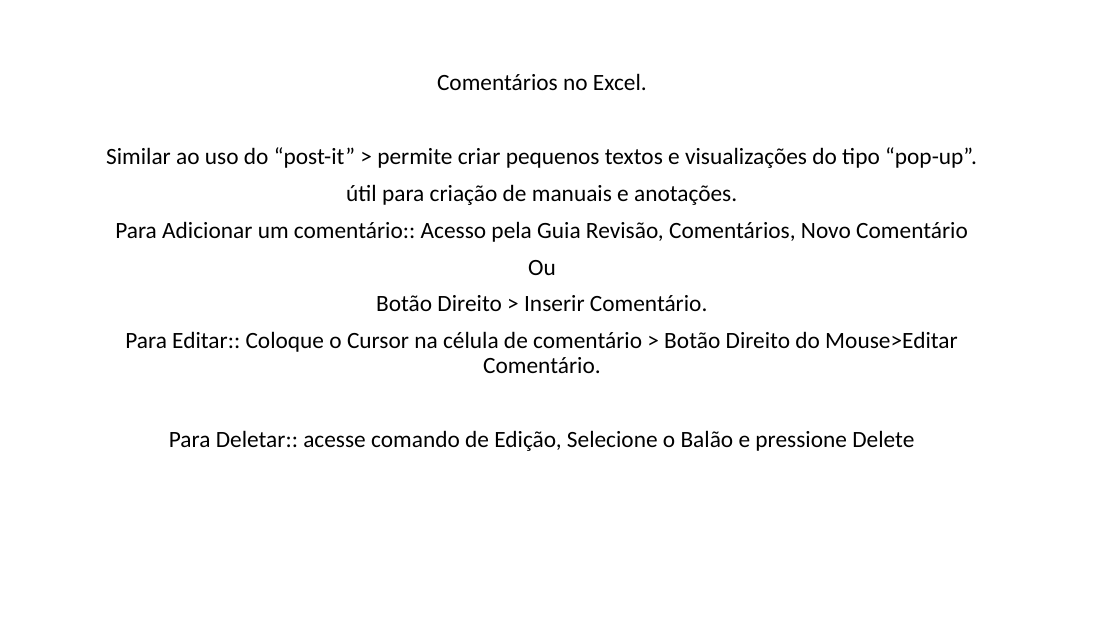
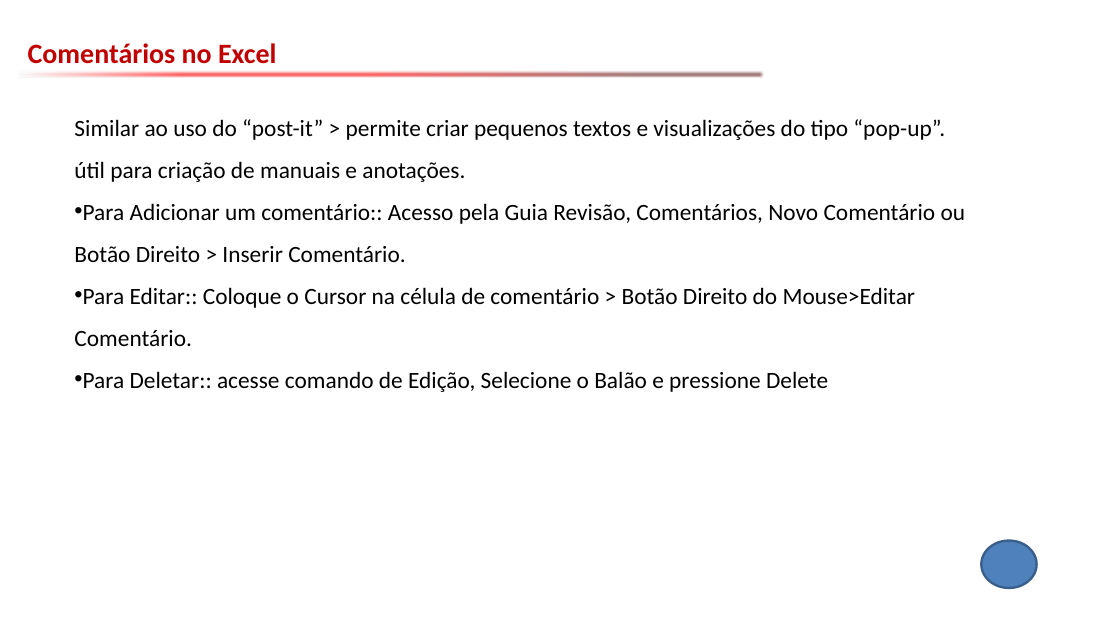
Before and after one commit to emerson-fenrir/Excel_Basico, a slide deck: slide 31 of Aula2.pptx (slide 24 before the commit). Drawn at 1120x630 pixels with LibreOffice and Linux fonts; fonts in the diff are those of the drawing; background and template pictures are left out. Boxes give left, top, right and bottom in pixels: in the first picture for what was removed or moved away, otherwise in the second. Text is boxed around its words. In the diff, an @@ line names an element or a change of style, - is before the commit and + after.

```diff
--- a/Aula2.pptx
+++ b/Aula2.pptx
@@ text added at (x1=28, y1=43, x2=277, y2=64), 24 pt, text #C00000, bold @@
+Comentários no Excel
@@ right arrow added at (x1=16, y1=68, x2=765, y2=81), fill gradient #F6FBFC to #FF0000 to #632523 @@
@@ subtitle "Similar ao uso do “post-it” ..." moved from (x1=106, y1=73, x2=977, y2=451) to (x1=74, y1=119, x2=966, y2=392) @@
@@ subtitle at (x1=437, y1=73, x2=647, y2=90): paragraph removed @@
-Comentários no Excel.
@@ subtitle at (x1=74, y1=119, x2=945, y2=392): alignment centre to left; line spacing 0.9 to 1.5; less space between paragraphs; bullet none to • @@
@@ subtitle at (x1=74, y1=203, x2=966, y2=262): text changed @@
-Para Adicionar um comentário:: Acesso pela Guia Revisão, Comentários, Novo Comentário
-Ou
-Botão Direito > Inserir Comentário.
+• Para Adicionar um comentário:: Acesso pela Guia Revisão, Comentários, Novo Comentário ou Botão Direito > Inserir Comentário.
@@ ellipse added at (x1=981, y1=541, x2=1037, y2=588), fill #4F81BD, outline #3A5F8C 2 pt @@
```
Also in this commit, not shown: 32 other slides changed, 11 slides added, 3 slides removed, 2 other files.
